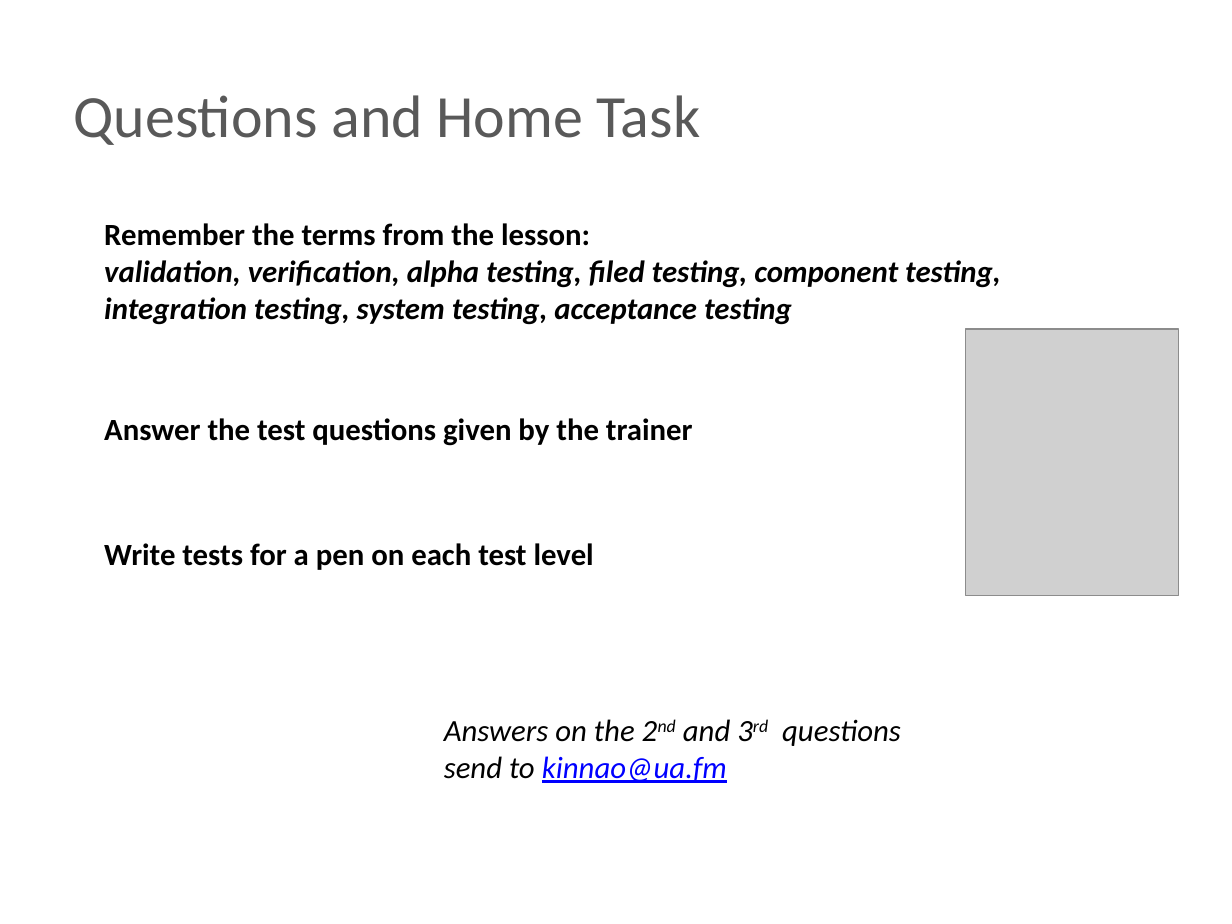
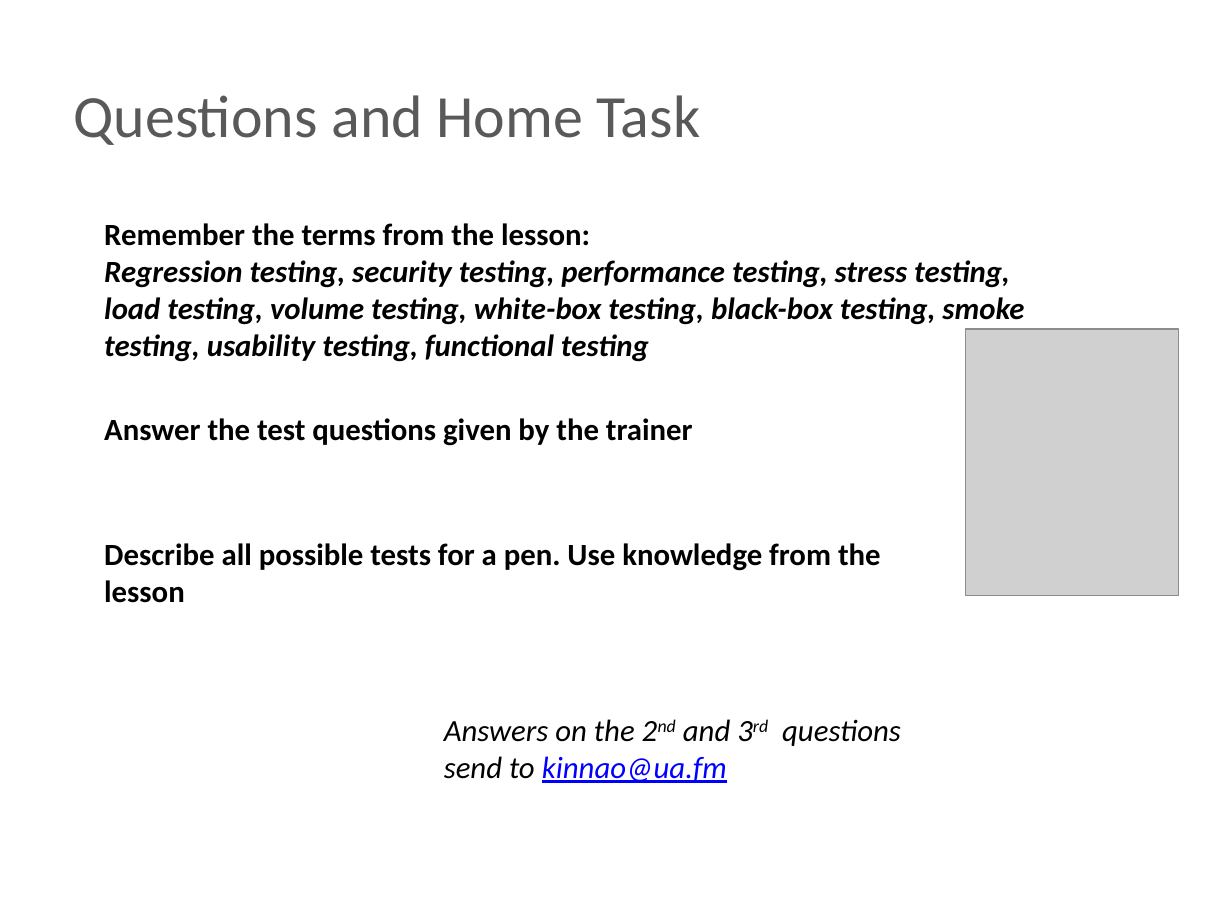
Before and after one commit to BigRacer/swtesting, a slide deck: slide 10 of inna/Занятие 3.pptx. Drawn at 1232x924 pixels with LibreOffice and Linux fonts; fonts in the diff are those of the drawing; grey boxes stand for pictures; background and template pictures are left out. Boxes give left, top, right and bottom in pixels: in the first picture for what was removed or moved away, otherwise in the second. Text is boxed around its words. In the diff, an @@ line names an element or a change of style, - is before the commit and + after.

```diff
--- a/inna/Занятие 3.pptx
+++ b/inna/Занятие 3.pptx
@@ text at <box>104,260,1024,362</box>: text changed @@
-validation, verification, alpha testing, filed testing, component testing, integration testing, system testing, acceptance testing
+Regression testing, security testing, performance testing, stress testing, load testing, volume testing, white-box testing, black-box testing, smoke testing, usability testing, functional testing
@@ text at <box>104,543,881,603</box>: text changed @@
-Write tests for a pen on each test level
+Describe all possible tests for a pen. Use knowledge from the lesson
```
Also in this commit, not shown: 3 other files.
